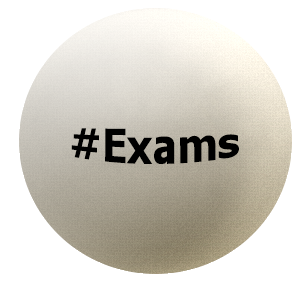
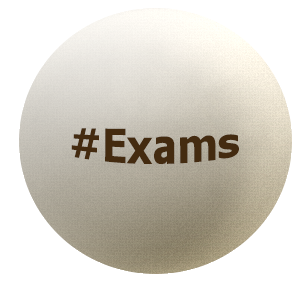
Comparing the layer stacks of the two 306×290 images. Changes:
painted on "#Exams" over (x1=71, y1=128, x2=239, y2=164)
